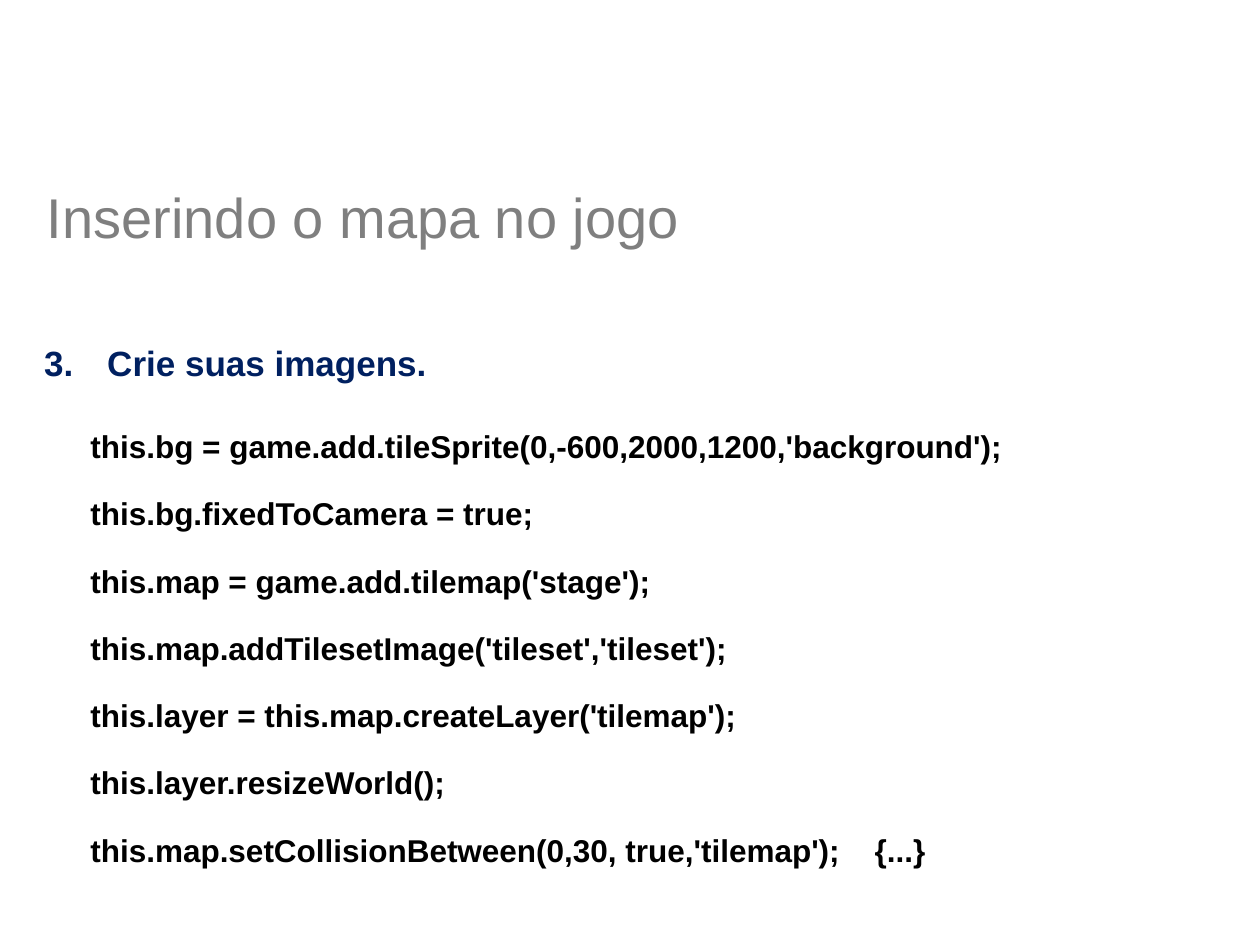
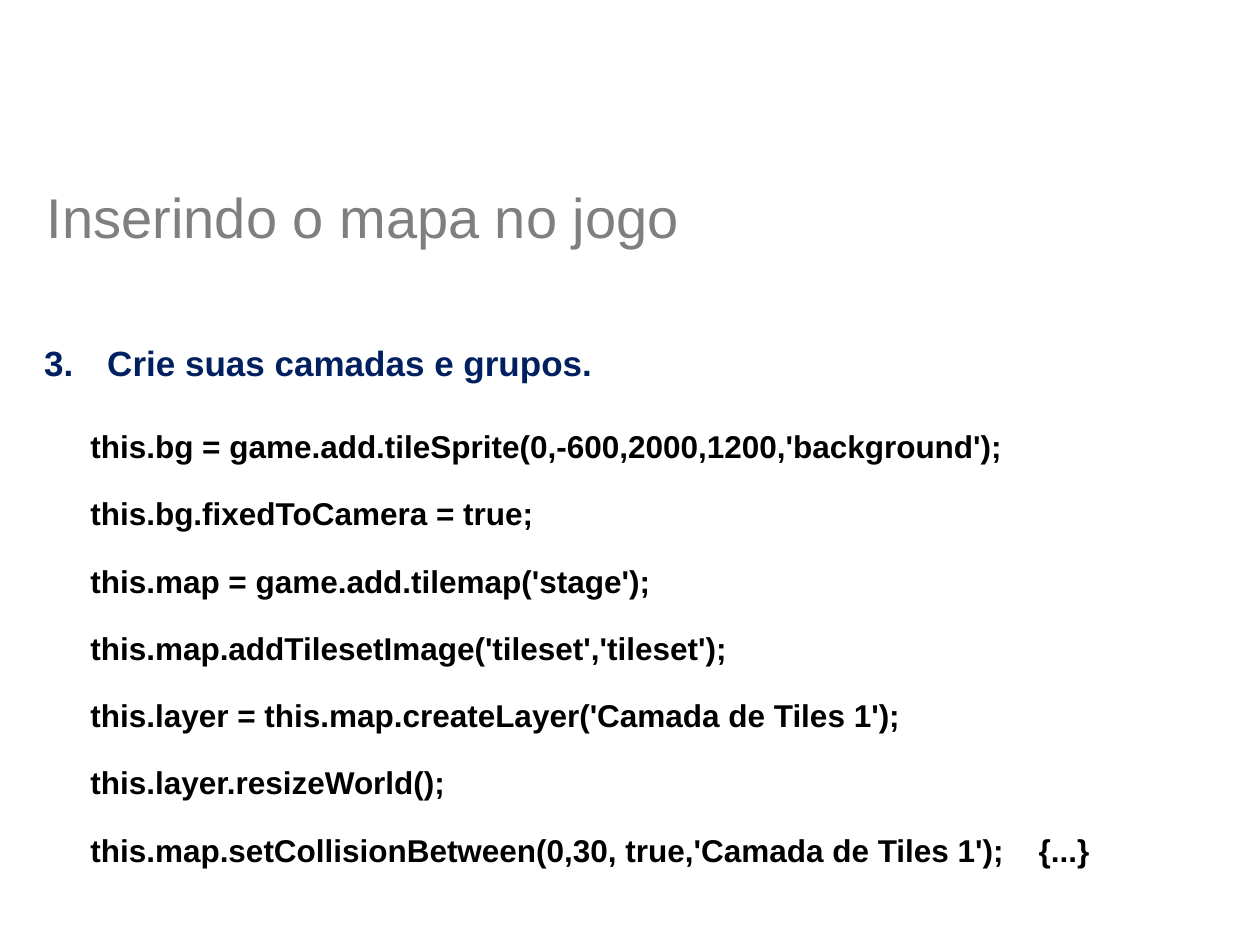
Before and after one commit to jucimarjr/html5games, a slide deck: slide 24 of phaser/tutorial - Tiled Map/Aula TiledMap.pptx. Drawn at 1260x945 pixels with LibreOffice and Linux fonts; fonts in the diff are those of the drawing; background and template pictures are left out. Boxes give left, top, right and bottom in pixels: in the first picture for what was removed or moved away, otherwise in the second. Text is boxed around its words. In the diff, an @@ line names an element or a change of style, - is before the commit and + after.

```diff
--- a/phaser/tutorial - Tiled Map/Aula TiledMap.pptx
+++ b/phaser/tutorial - Tiled Map/Aula TiledMap.pptx
@@ text at box(107, 350, 591, 382): text changed @@
-3. Crie suas imagens.
+3. Crie suas camadas e grupos.
@@ text at box(90, 704, 900, 733): text changed @@
-this.layer = this.map.createLayer('tilemap');
+this.layer = this.map.createLayer('Camada de Tiles 1');
@@ text at box(90, 839, 1004, 868): text changed @@
-this.map.setCollisionBetween(0,30, true,'tilemap'); {...}
+this.map.setCollisionBetween(0,30, true,'Camada de Tiles 1'); {...}
```
Also in this commit, not shown: 3 other slides changed, 1 slide added, 14 other files.
